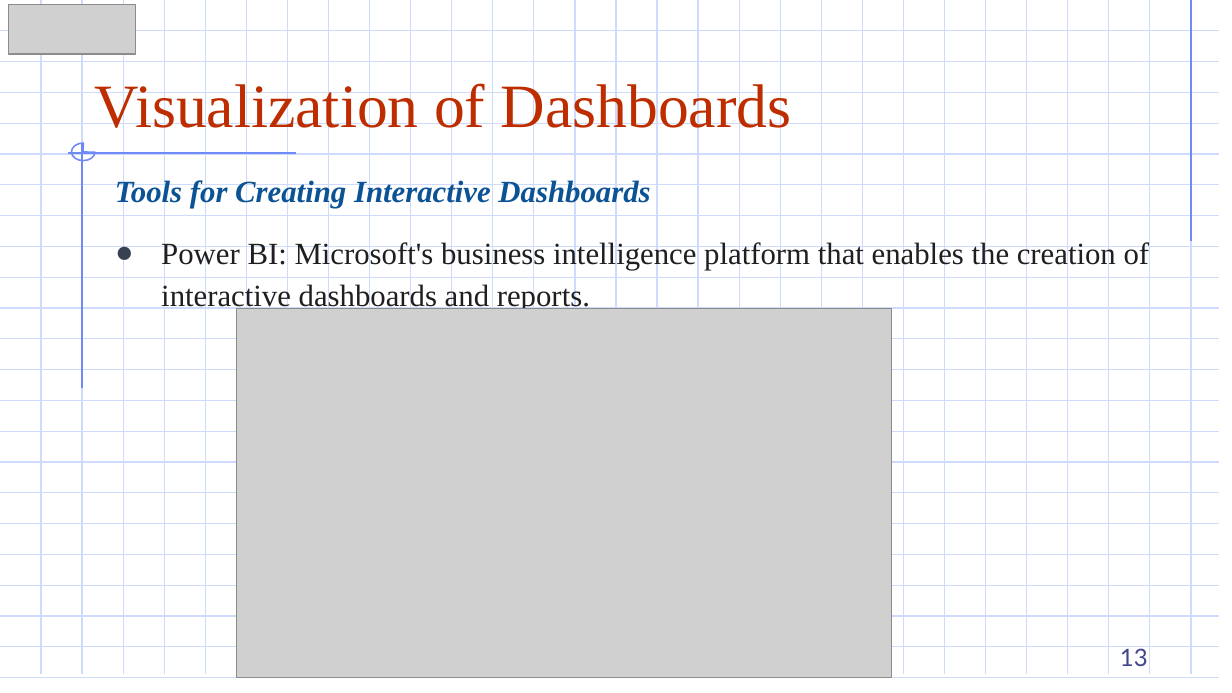
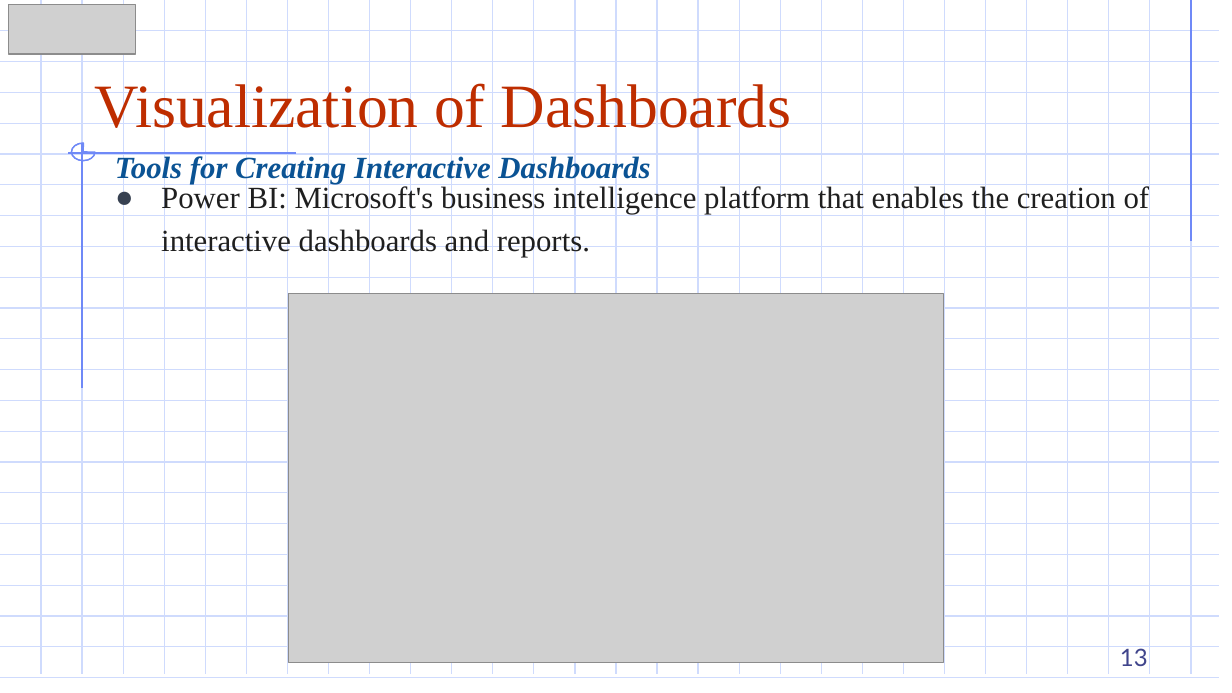
Before and after one commit to DazielNguyen/DBM302m, a slide deck: slide 13 of slides/2.4 Visualization of Dashboards.pptx. Drawn at 1232x693 pixels with LibreOffice and Linux fonts; fonts in the diff are those of the drawing; grey boxes stand for pictures. Boxes give left, top, right and bottom in pixels: in the first picture for what was removed or moved away, otherwise in the second. Text is boxed around its words. In the diff, an @@ line names an element or a change of style, - is before the commit and + after.

```diff
--- a/slides/2.4 Visualization of Dashboards.pptx
+++ b/slides/2.4 Visualization of Dashboards.pptx
@@ text "Tools for Creating Interactive Dashboards": place and size @@
-text "Tools for Creating Interactive Dashboards" at [115, 178, 650, 208]
+text "Tools for Creating Interactive Dashboards" at [115, 154, 650, 184]
@@ text "Power BI: Microsoft's business intelligence ...": place and size @@
-text "Power BI: Microsoft's business intelligence ..." at [161, 240, 1150, 312]
+text "Power BI: Microsoft's business intelligence ..." at [161, 184, 1150, 257]
@@ picture: place and size @@
-picture at [237, 309, 892, 678]
+picture at [288, 293, 944, 662]
```
Also in this commit, not shown: 4 other slides changed, 15 other files.
